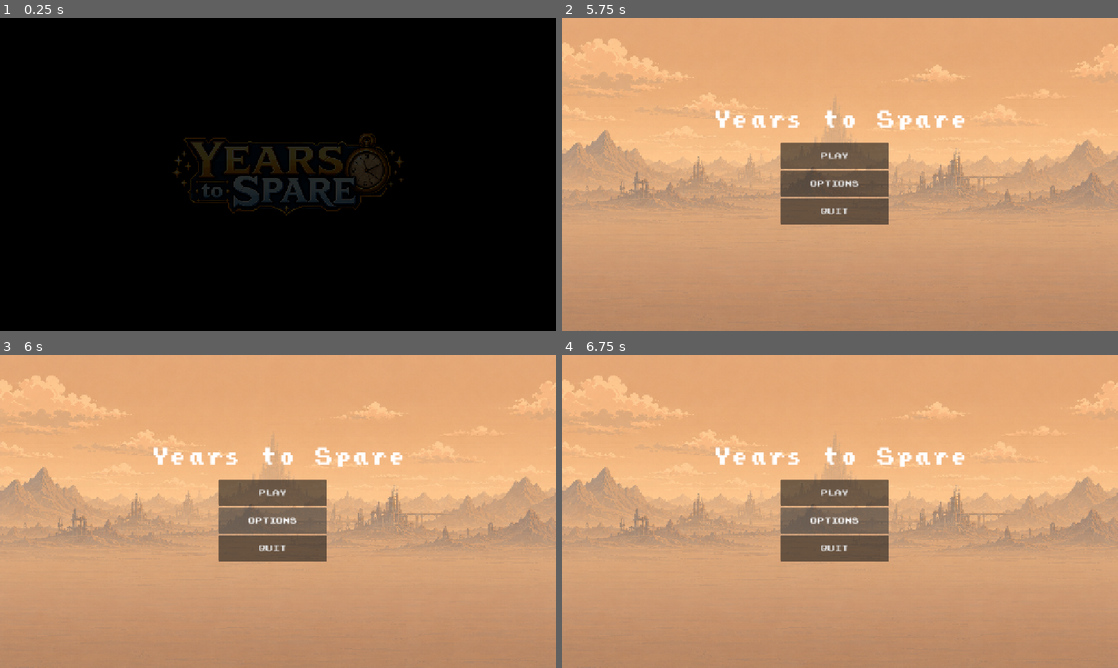
Above: before the commit, frames 1-4 (two rows, left to right).
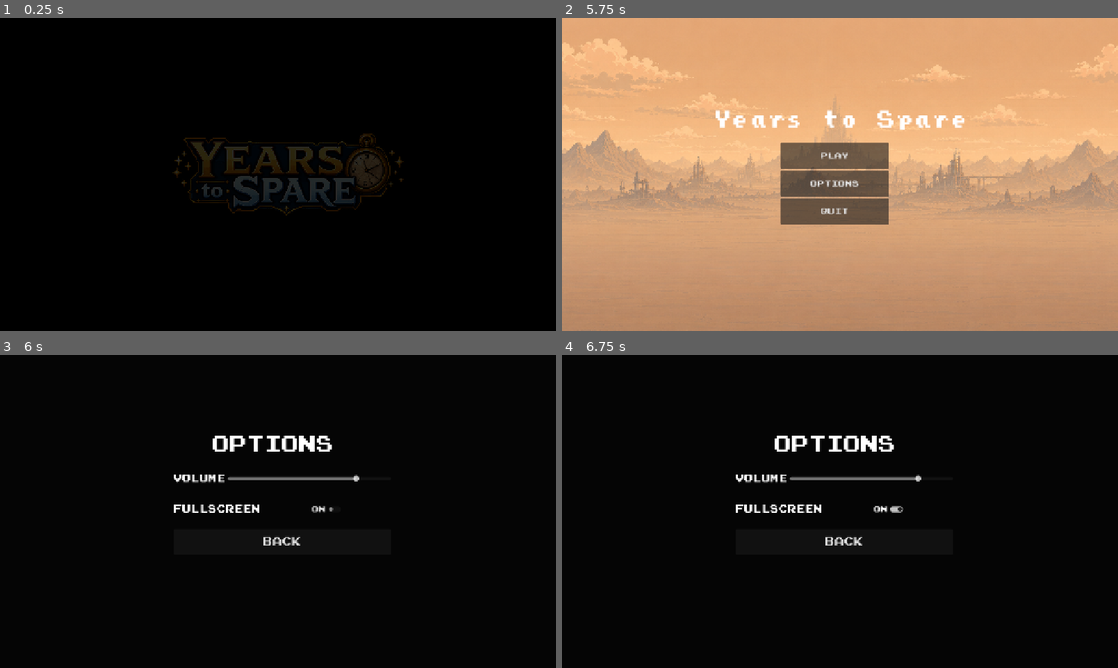
Above: after the commit, the same moments.

Repository: Zeyadzahran/years-to-spare
Game: Godot game, scene res://src/levels/logo.tscn
Same seed, same stepped clock (60 frames per second), same inputs: the game is played once before the commit and once after it.
Inputs (mouse positions are in pixels of both pictures, inside the frame that each line leads up to):
- Up to frame 1 (0.25 s): no input
- Up to frame 2 (5.75 s): tap Enter at 0.5 s; hold D (move_right) 0.53-2.03 s; tap J (attack) at 0.6, 4.35 s; tap Space (jump) at 0.77, 1.52, 3.02, 3.77, 4.52 s; tap S (crouch) at 1.35 s; tap R (restart) at 2, 2.75, 3.5 s; hold A (move_left) 2.03-2.78 s; tap E (time_rewind) at 2.1 s; hold D (move_right) 2.78-4.28 s; tap Shift (time_slow) at 2.85 s; tap Q (time_stop) at 3.6 s; hold A (move_left) 4.28-5.03 s; hold D (move_right) from 5.03 s (still down); hold S (crouch) from 5.03 s (still down)
- Up to frame 3 (6 s): release D (move_right) at 5.75 s; release S (crouch) at 5.75 s; click "OPTIONS" at 5.75 s
- Up to frame 4 (6.75 s): click (890, 508) at 6.5 s, where only the run after the commit has a clickable "ON"

Frames 1-2 are identical in both runs. In frame 3, 100% of the frame differs, in the area x 0-100%, y 0-100%; in frame 4, 100%.

Commit message:
Add options and settings persistence

Diff:
--- a/project.godot
+++ b/project.godot
@@ -20,6 +20,7 @@
 EventBus="*res://autoload/event_bus.gd"
 TimeService="*res://autoload/time_service.gd"
 GameState="*res://autoload/game_state.gd"
+SettingsManager="*uid://dwgl36are84yv"
 
 [display]
 
--- /dev/null
+++ b/scenes/options.tscn
@@ -0,0 +1,111 @@
+[gd_scene format=3 uid="uid://rewvckd3qxda"]
+
+[ext_resource type="FontFile" uid="uid://ch88yap8gjhin" path="res://assets/fonts/prstart.ttf" id="1_c2u1v"]
+[ext_resource type="Script" uid="uid://c8qd83uhbeny2" path="res://scripts/options.gd" id="1_yjkok"]
+[ext_resource type="AudioStream" uid="uid://et5f7gxdgvd7" path="res://assets/music/test.mp3" id="3_2iy26"]
+
+[node name="Options" type="Control" unique_id=845143586]
+layout_mode = 3
+anchors_preset = 15
+anchor_right = 1.0
+anchor_bottom = 1.0
+grow_horizontal = 2
+grow_vertical = 2
+script = ExtResource("1_yjkok")
+
+[node name="Background" type="ColorRect" parent="." unique_id=995900662]
+layout_mode = 1
+anchors_preset = 15
+anchor_right = 1.0
+anchor_bottom = 1.0
+grow_horizontal = 2
+grow_vertical = 2
+color = Color(0.019607844, 0.019607844, 0.019607844, 1)
+
+[node name="DarkOverlay" type="ColorRect" parent="." unique_id=921270506]
+custom_minimum_size = Vector2(160, 50)
+layout_mode = 1
+anchors_preset = 15
+anchor_right = 1.0
+anchor_bottom = 1.0
+grow_horizontal = 2
+grow_vertical = 2
+color = Color(0.737193, 0.7371929, 0.7371929, 0)
+
+[node name="Title" type="Label" parent="." unique_id=1548604038]
+layout_mode = 0
+offset_left = 489.0
+offset_top = 187.0
+offset_right = 769.0
+offset_bottom = 270.0
+theme_override_fonts/font = ExtResource("1_c2u1v")
+theme_override_font_sizes/font_size = 40
+text = "OPTIONS
+"
+horizontal_alignment = 1
+
+[node name="Settings" type="VBoxContainer" parent="." unique_id=521903556]
+layout_mode = 1
+anchors_preset = 8
+anchor_left = 0.5
+anchor_top = 0.5
+anchor_right = 0.5
+anchor_bottom = 0.5
+offset_left = -240.0
+offset_top = -100.0
+offset_right = 260.0
+offset_bottom = 151.0
+grow_horizontal = 2
+grow_vertical = 2
+theme_override_constants/separation = 20
+
+[node name="VolumeRow" type="HBoxContainer" parent="Settings" unique_id=2001759764]
+custom_minimum_size = Vector2(500, 50)
+layout_mode = 2
+
+[node name="VolumeLabel" type="Label" parent="Settings/VolumeRow" unique_id=1252135515]
+layout_mode = 2
+theme_override_fonts/font = ExtResource("1_c2u1v")
+theme_override_font_sizes/font_size = 20
+text = "VOLUME"
+horizontal_alignment = 1
+
+[node name="VolumeSlider" type="HSlider" parent="Settings/VolumeRow" unique_id=1380900185]
+custom_minimum_size = Vector2(0, 45)
+layout_mode = 2
+size_flags_horizontal = 3
+size_flags_vertical = 4
+value = 80.0
+
+[node name="FullscreenRow" type="HBoxContainer" parent="Settings" unique_id=1120040230]
+custom_minimum_size = Vector2(500, 50)
+layout_mode = 2
+size_flags_vertical = 0
+
+[node name="FullscreenLabel" type="Label" parent="Settings/FullscreenRow" unique_id=1191541013]
+custom_minimum_size = Vector2(1, 1)
+layout_mode = 2
+theme_override_fonts/font = ExtResource("1_c2u1v")
+theme_override_font_sizes/font_size = 20
+text = "FULLSCREEN"
+
+[node name="FullscreenCheck" type="CheckButton" parent="Settings/FullscreenRow" unique_id=1842129944]
+layout_mode = 2
+size_flags_horizontal = 6
+theme_override_fonts/font = ExtResource("1_c2u1v")
+text = "ON"
+
+[node name="BackButton" type="Button" parent="Settings" unique_id=707791371]
+custom_minimum_size = Vector2(280, 60)
+layout_mode = 2
+theme_override_fonts/font = ExtResource("1_c2u1v")
+theme_override_font_sizes/font_size = 22
+text = "BACK"
+
+[node name="TestAudio" type="AudioStreamPlayer" parent="." unique_id=1415176683]
+stream = ExtResource("3_2iy26")
+autoplay = true
+
+[connection signal="value_changed" from="Settings/VolumeRow/VolumeSlider" to="." method="_on_volume_slider_value_changed"]
+[connection signal="toggled" from="Settings/FullscreenRow/FullscreenCheck" to="." method="_on_fullscreen_check_toggled"]
+[connection signal="pressed" from="Settings/BackButton" to="." method="_on_back_button_pressed"]
--- a/scripts/intro.gd
+++ b/scripts/intro.gd
@@ -1,4 +1,7 @@
 extends Control
+
+var skip_intro := false
+
 var images = [
 	preload("res://assets/intro/1home.jpg"),
 	preload("res://assets/intro/2arrive.png"),
@@ -13,6 +16,11 @@
 @onready var music: AudioStreamPlayer = $Music
 @onready var fade: ColorRect = $Fade
 var current_image := 0
+
+func _unhandled_input(event):
+	if event is InputEventKey and event.pressed and not event.echo:
+		skip_intro = true
+		start_game()
 
 var durations = [
 	6.0,  # Family
@@ -86,7 +94,7 @@
 	await fade_out()
 
 func start_game():
-		get_tree().change_scene_to_file("res://src/levels/test_level.tscn")
+	get_tree().change_scene_to_file("res://src/levels/test_level.tscn")
 
 func show_title():
 	$Title.modulate.a = 0.0
--- a/scripts/main_menu.gd
+++ b/scripts/main_menu.gd
@@ -8,7 +8,7 @@
 
 
 func _on_options_button_pressed():
-	print("Options")
+	get_tree().change_scene_to_file("res://scenes/options.tscn")
 
 
 func _on_quit_button_pressed():
--- /dev/null
+++ b/scripts/options.gd
@@ -0,0 +1,29 @@
+extends Control
+
+@onready var volume_slider = $Settings/VolumeRow/VolumeSlider
+@onready var fullscreen_check = $Settings/FullscreenRow/FullscreenCheck
+
+func _ready():
+	volume_slider.value = SettingsManager.volume
+	fullscreen_check.button_pressed = SettingsManager.fullscreen
+
+func _on_back_button_pressed():
+	get_tree().change_scene_to_file("res://src/levels/main_menu.tscn")
+
+func _on_volume_slider_value_changed(value):
+	SettingsManager.volume = value
+	var volume_db = linear_to_db(value / 100.0)
+	AudioServer.set_bus_volume_db(
+		AudioServer.get_bus_index("Master"),
+		volume_db
+	)
+	SettingsManager.save_settings()
+
+func _on_fullscreen_check_toggled(toggled_on):
+	SettingsManager.fullscreen = toggled_on
+	if toggled_on:
+		DisplayServer.window_set_mode(DisplayServer.WINDOW_MODE_FULLSCREEN)
+	else:
+		DisplayServer.window_set_mode(DisplayServer.WINDOW_MODE_WINDOWED)
+
+	SettingsManager.save_settings()
--- /dev/null
+++ b/scripts/settings_manager.gd
@@ -0,0 +1,27 @@
+extends Node
+
+var volume: float = 80.0
+var fullscreen: bool = false
+
+const SETTINGS_FILE = "user://settings.cfg"
+
+
+func _ready():
+	load_settings()
+
+
+func save_settings():
+	var config = ConfigFile.new()
+
+	config.set_value("audio", "volume", volume)
+	config.set_value("display", "fullscreen", fullscreen)
+
+	config.save(SETTINGS_FILE)
+
+
+func load_settings():
+	var config = ConfigFile.new()
+
+	if config.load(SETTINGS_FILE) == OK:
+		volume = config.get_value("audio", "volume", 80.0)
+		fullscreen = config.get_value("display", "fullscreen", false)
--- a/src/levels/main_menu.tscn
+++ b/src/levels/main_menu.tscn
@@ -74,4 +74,5 @@
 text = "QUIT"
 
 [connection signal="pressed" from="VBoxContainer/PlayButton" to="." method="_on_play_button_pressed"]
+[connection signal="pressed" from="VBoxContainer/OptionsButton" to="." method="_on_options_button_pressed"]
 [connection signal="pressed" from="VBoxContainer/QuitButton" to="." method="_on_quit_button_pressed"]
Not shown, added: assets/music/test.mp3.import
Not shown, added: scripts/options.gd.uid
Not shown, added: scripts/settings_manager.gd.uid
Not shown, added: assets/music/test.mp3
